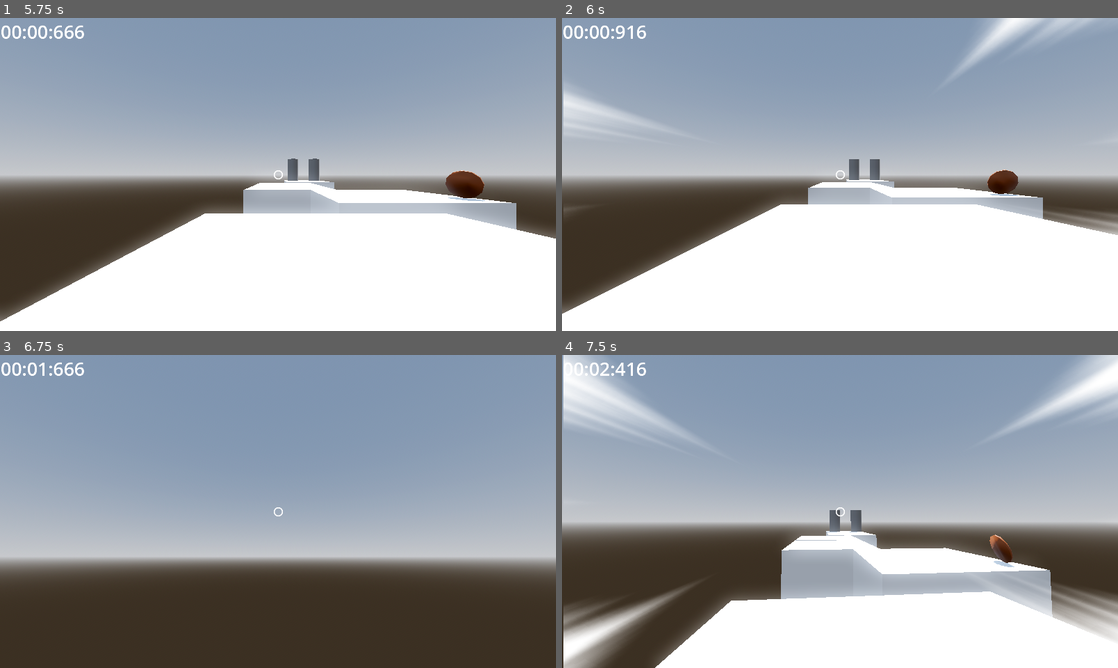
Above: before the commit, frames 1-4 (two rows, left to right).
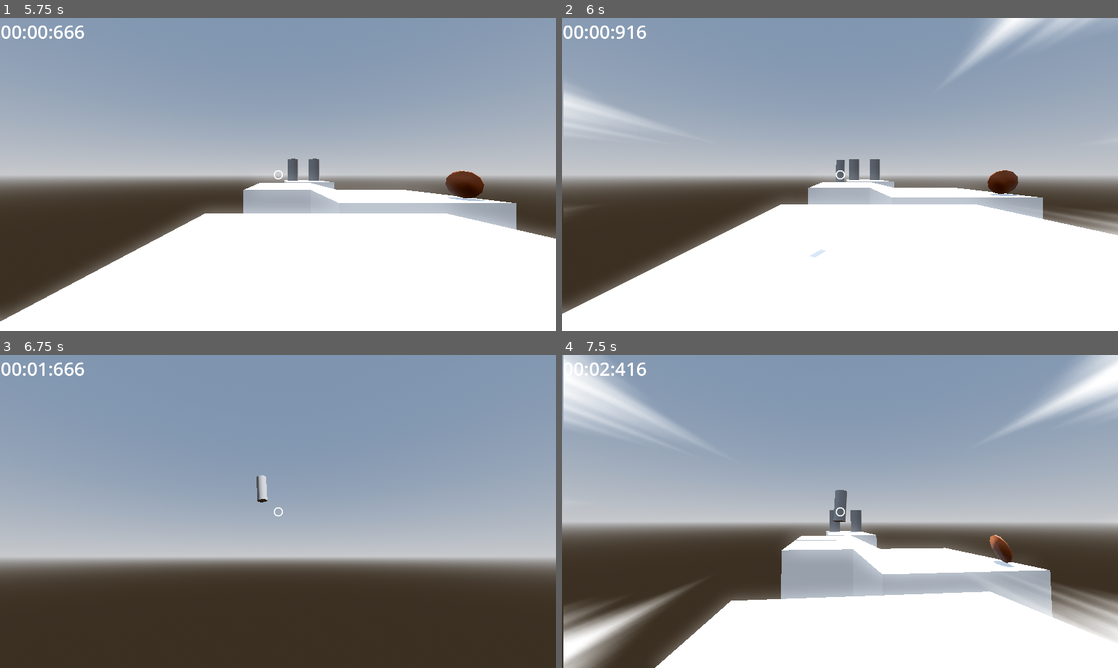
Above: after the commit, the same moments.

Repository: MattCharles/Dreams
Game: Godot game, scene res://Scenes/menu.tscn
Two runs of this game, one before a commit and one after it. Both use one fixed random seed, a clock stepped at 60 frames per second and the inputs below.
Inputs (mouse positions are in pixels of both pictures, inside the frame that each line leads up to):
- Up to frame 1 (5.75 s): move the mouse to (400, 158) at 0.52 s; hold D (right) 0.53-1.28 s; hold Shift (sprint) 0.53-1.28 s; click (400, 158) at 0.67 s; tap Space (jump) at 0.77, 1.52, 3.02, 3.77, 4.52 s; move the mouse to (166, 190) at 1.27 s; hold S (back) 1.28-2.03 s; tap Shift (sprint) at 1.35, 2.85, 4.35 s; click (166, 190) at 1.42 s; move the mouse to (333, 105) at 2.02 s; hold D (right) 2.03-2.78 s; hold Shift (sprint) 2.03-2.78 s; click (333, 105) at 2.17 s; move the mouse to (250, 237) at 2.77 s; hold W (forward) 2.78-3.53 s; click (250, 237) at 2.92 s; move the mouse to (444, 221) at 3.52 s; hold Shift (sprint) 3.53-4.28 s; hold A (left) 3.53-5 s; click (444, 221) at 3.67 s; move the mouse to (111, 127) at 4.27 s; click (111, 127) at 4.42 s; click "Dream" at 5 s
- Up to frame 2 (6 s): move the mouse to (867, 174) at 5.77 s; hold S (back) from 5.78 s (still down); hold Shift (sprint) from 5.78 s (still down); click (867, 174) at 5.92 s
- Up to frame 3 (6.75 s): move the mouse to (255, 505) at 6.52 s; release S (back) at 6.53 s; release Shift (sprint) at 6.53 s; hold D (right) from 6.53 s (still down); tap Shift (sprint) at 6.6 s; click (255, 505) at 6.67 s
- Up to frame 4 (7.5 s): tap Space (jump) at 6.77 s; move the mouse to (867, 511) at 7.27 s; release D (right) at 7.28 s; hold W (forward) from 7.28 s (still down); hold Shift (sprint) from 7.28 s (still down); click (867, 511) at 7.42 s

Frame 1 is identical in both runs. In frame 2, 0.1% of the frame differs, in the area x 44-51%, y 45-77%; in frame 3, 0.1%; in frame 4, 0.2%, in the area x 48-52%, y 43-54%.

Commit message:
WIP: making grapple hook

Diff:
--- /dev/null
+++ b/Scenes/rope.tscn
@@ -0,0 +1,32 @@
+[gd_scene load_steps=5 format=3 uid="uid://caw77ftpx0iys"]
+
+[ext_resource type="Script" path="res://Scripts/Rope.gd" id="1_0fcmu"]
+
+[sub_resource type="CylinderMesh" id="CylinderMesh_0d3gk"]
+top_radius = 0.1
+bottom_radius = 0.1
+height = 0.5
+
+[sub_resource type="SphereShape3D" id="SphereShape3D_1n0ha"]
+
+[sub_resource type="SphereMesh" id="SphereMesh_ldx62"]
+
+[node name="Rope" type="Node3D"]
+transform = Transform3D(1, 0, 0, 0, -0.000820323, -1, 0, 1, -0.000820323, 0, 0, 0)
+script = ExtResource("1_0fcmu")
+
+[node name="Links" type="MeshInstance3D" parent="."]
+mesh = SubResource("CylinderMesh_0d3gk")
+
+[node name="Tip" type="Area3D" parent="."]
+transform = Transform3D(0.2, 0, 0, 0, 0.2, 0, 0, 0, 0.2, 0, 0.259344, 0)
+
+[node name="CollisionShape3D" type="CollisionShape3D" parent="Tip"]
+shape = SubResource("SphereShape3D_1n0ha")
+
+[node name="MeshInstance3D" type="MeshInstance3D" parent="Tip"]
+mesh = SubResource("SphereMesh_ldx62")
+
+[node name="Hitter" type="RayCast3D" parent="."]
+target_position = Vector3(0, 1, 0)
+collide_with_areas = true
--- /dev/null
+++ b/Scripts/Rope.gd
@@ -0,0 +1,58 @@
+"""
+This script controls the chain.
+"""
+extends Node3D
+
+@onready var links = $Links		# A slightly easier reference to the links
+var direction := Vector3.ZERO	# The direction in which the chain was shot
+var tip := Vector3.ZERO			# The global position the tip should be in
+								# We use an extra var for this, because the chain is
+								# connected to the player and thus all .position
+								# properties would get messed with when the player
+								# moves.
+@onready var hitter := $Hitter
+
+const SPEED = 1	# The speed with which the chain moves
+
+var flying = false	# Whether the chain is moving through the air
+var hooked = false	# Whether the chain has connected to a wall
+
+# shoot() shoots the chain in a given direction
+func shoot(dir: Vector3) -> void:
+	print(str(dir))
+	direction = dir.normalized()	# Normalize the direction and save it
+	look_at(direction- position)
+	flying = true					# Keep track of our current scan
+	tip = self.global_position		# reset the tip position to the player's position
+
+# release() the chain
+func release() -> void:
+	flying = false	# Not flying anymore
+	hooked = false	# Not attached anymore
+
+# Every graphics frame we update the visuals
+func _process(_delta: float) -> void:
+	self.visible = flying or hooked	# Only visible if flying or attached to something
+	if not self.visible:
+		return	# Not visible -> nothing to draw
+	var tip_loc = to_local(tip)	# Easier to work in local coordinates
+	# We rotate the links (= chain) and the tip to fit on the line between self.position (= origin = player.position) and the tip
+	#links.rotation = tip_loc.rotated(direction, deg_to_rad(90))
+	#$Tip.rotation = tip_loc.rotated(direction, deg_to_rad(90))
+	#$Tip.rotation = self.position.angle_to_point(tip_loc) - deg_to_rad(90)
+	links.position = tip_loc						# The links are moved to start at the tip
+	#links.region_rect.size.y = tip_loc.length()		# and get extended for the distance between (0,0) and the tip
+
+# Every physics frame we update the tip position
+func _physics_process(_delta: float) -> void:
+	$Tip.global_position = tip	# The player might have moved and thus updated the position of the tip -> reset it
+	if flying:
+		# `if move_and_collide()` always moves, but returns true if we did collide
+		position = position + (direction * SPEED)
+		var collider = hitter.get_collider()
+		if collider != null and collider is Pizza:
+			print("Pizza hit")
+		#if $Tip.move_and_collide(direction * SPEED):
+		#	hooked = true	# Got something!
+		#	flying = false	# Not flying anymore
+	tip = $Tip.global_position	# set `tip` as starting position for next frame
--- a/Scripts/player.gd
+++ b/Scripts/player.gd
@@ -8,6 +8,8 @@
 var SPRINT_SPEED = 10.0
 
 signal isSprinting(bool);
+
+@onready var pizza := preload("res://Scenes/rope.tscn")
 
 # Get the gravity from the project settings to be synced with RigidDynamicBody nodes.
 var gravity: float = ProjectSettings.get_setting("physics/3d/default_gravity")
@@ -40,7 +42,13 @@
 				camera.rotate_x(-event.relative.y * 0.01)
 				camera.rotation.x = clamp(camera.rotation.x, deg_to_rad(-80), deg_to_rad(60))
 	if Input.is_mouse_button_pressed(MOUSE_BUTTON_LEFT):
-		if picked_object ==null:
+		var this_pizza := pizza.instantiate()
+		get_parent().add_child(this_pizza)
+		this_pizza.position = interaction.global_position
+		var launch_vector = (interaction.target_position - interaction.position).normalized()
+		launch_vector = launch_vector.rotated(Vector3(1, 0, 0), camera.rotation.x).rotated(Vector3(0, 1, 0), neck.rotation.y)
+		this_pizza.shoot(launch_vector)
+		if picked_object == null:
 			pick_object()
 		elif picked_object != null:
 			drop_object()
@@ -59,7 +67,7 @@
 
 func pick_object():
 	var collider = interaction.get_collider()
-	if collider != null and collider is RigidBody3D:
+	if collider != null and collider is Pizza:
 		picked_object = collider
 		joint.set_node_b(picked_object.get_path())
 
